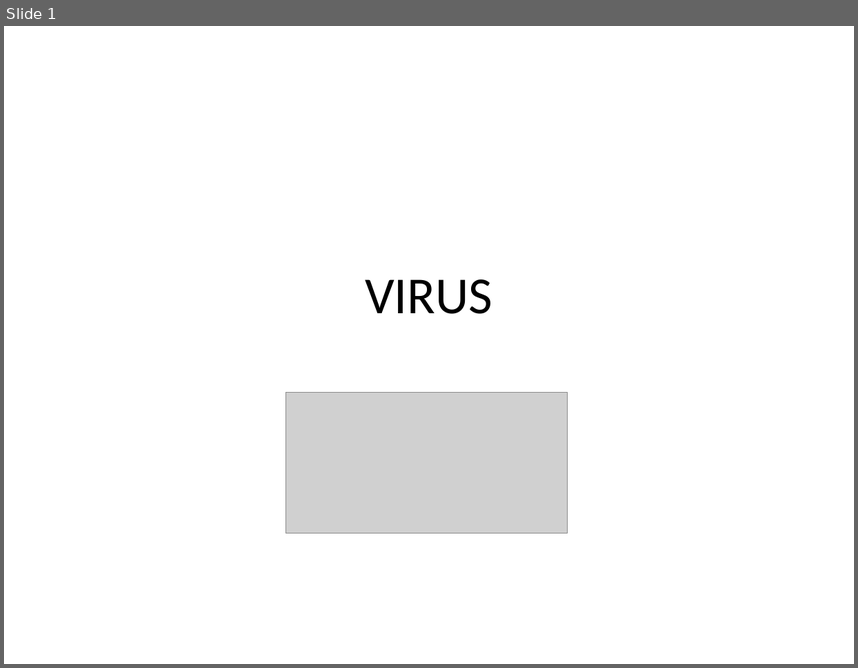
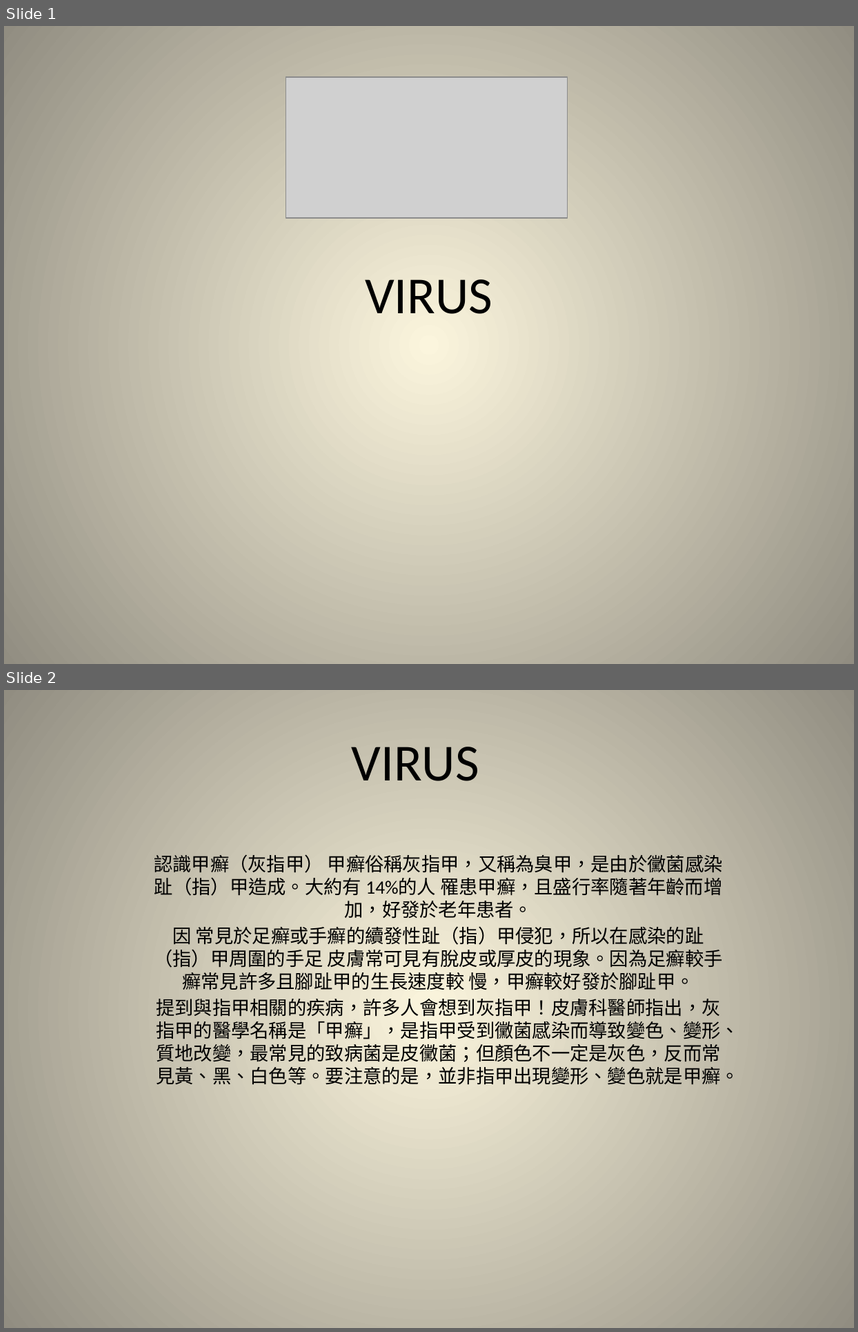
Before and after one commit to kevinlee584/ppt, a slide deck: virus.pptx. Shown one above the other, each under a label of ours: slide 1 before the commit, slides 1 and 2 after it. The pictures are 858x668 and 858x1332 pixels, drawn with LibreOffice and Linux fonts; fonts in the diff are those of the drawing; grey boxes stand for pictures. Boxes give left, top, right and bottom in pixels: in the first picture for what was removed or moved away, otherwise in the second. Text is boxed around its words. In the diff, an @@ line names an element or a change of style, - is before the commit and + after.

```diff
--- a/virus.pptx
+++ b/virus.pptx
@@ slide 2 added at [4,690,854,1328], background gradient #FCF7DD to #918E81 @@
@@ title added at [351,747,479,781], 44 pt, text #000000 @@
+VIRUS
@@ subtitle added at [154,855,740,1085], 16 pt, text #000000 @@
+認識甲癬（灰指甲） 甲癬俗稱灰指甲，又稱為臭甲，是由於黴菌感染趾（指）甲造成。大約有 14%的人 罹患甲癬，且盛行率隨著年齡而增加，好發於老年患者。
+因 常見於足癬或手癬的續發性趾（指）甲侵犯，所以在感染的趾（指）甲周圍的手足 皮膚常可見有脫皮或厚皮的現象。因為足癬較手癬常見許多且腳趾甲的生長速度較 慢，甲癬較好發於腳趾甲。
+提到與指甲相關的疾病，許多人會想到灰指甲！皮膚科醫師指出，灰指甲的醫學名稱是「甲癬」，是指甲受到黴菌感染而導致變色、變形、質地改變，最常見的致病菌是皮黴菌；但顏色不一定是灰色，反而常見黃、黑、白色等。要注意的是，並非指甲出現變形、變色就是甲癬。
@@ slide 1 changed as well @@
@@ background #FFFFFF to gradient #FCF7DD to #918E81 @@
@@ picture: place and size @@
-picture at [286,392,567,534]
+picture at [286,77,567,218]
```
Also in this commit, not shown: 12 other slides added.
